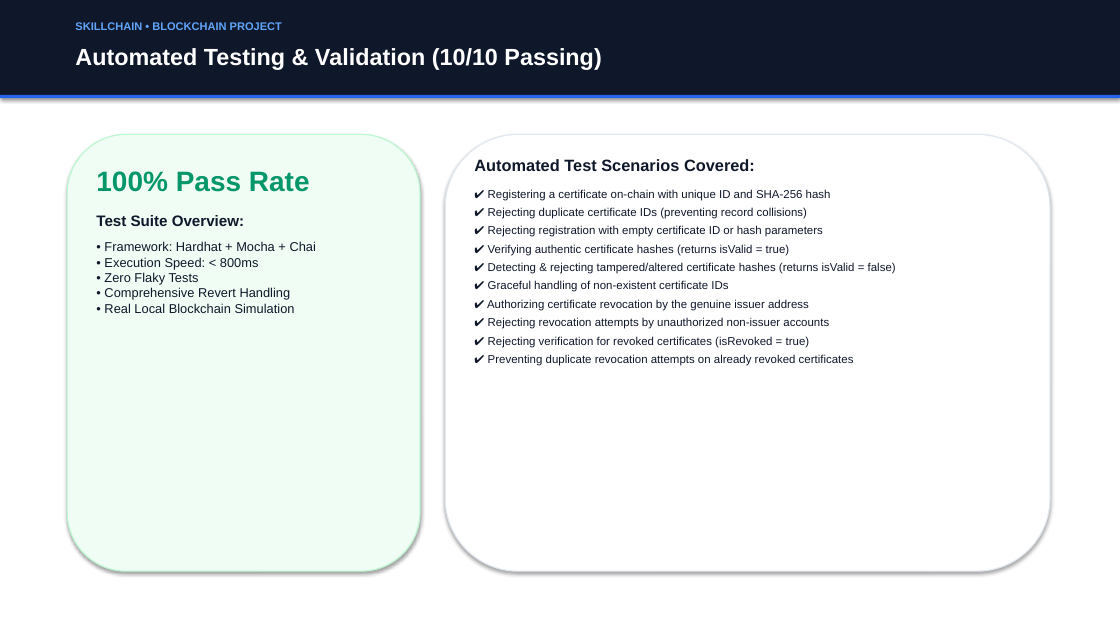
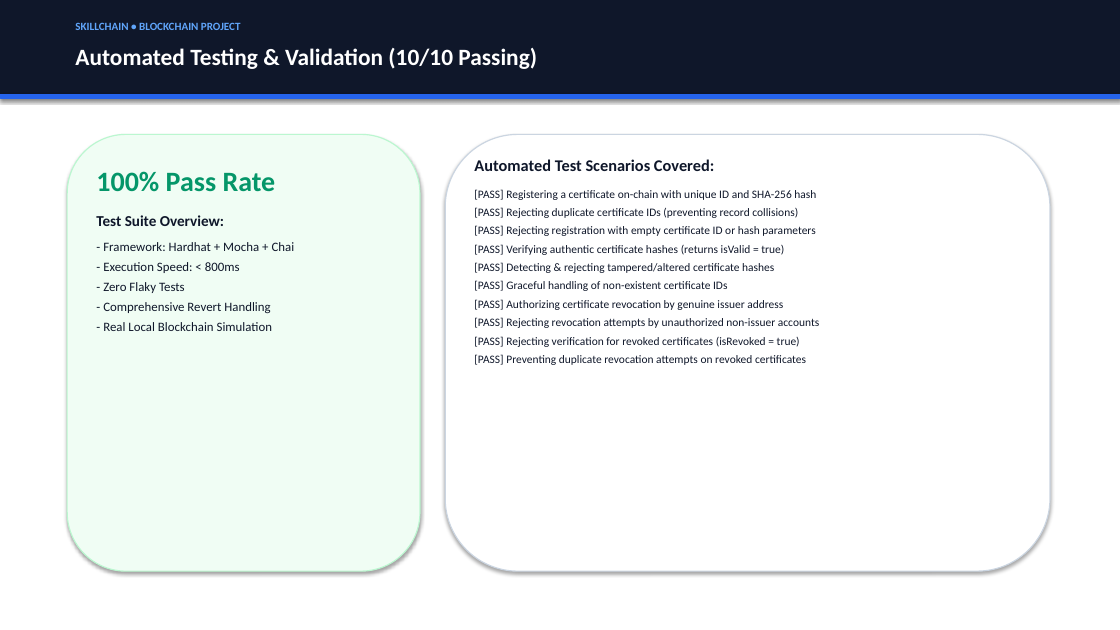
Before and after one commit to saksham1126/SkillChain, a slide deck: slide 10 of SkillChain_Presentation.pptx. Drawn at 1120x630 pixels with LibreOffice and Linux fonts; fonts in the diff are those of the drawing. Boxes give left, top, right and bottom in pixels: in the first picture for what was removed or moved away, otherwise in the second. Text is boxed around its words. In the diff, an @@ line names an element or a change of style, - is before the commit and + after.

Commit message:
fix: resolve XML formatting issues in presentation PPTX

```diff
--- a/SkillChain_Presentation.pptx
+++ b/SkillChain_Presentation.pptx
@@ rectangle at (0,0,1120,97): outline none to #0F172A 0.75 pt @@
@@ text "SKILLCHAIN • BLOCKCHAIN PROJECT" at (75,22,241,30): font Arial to Calibri; more space between paragraphs @@
@@ text "Automated Testing & Validation (10/10 ..." at (75,48,537,69): font Arial to Calibri; more space between paragraphs @@
@@ rectangle at (0,95,1120,98): outline none to #2563EB 0.75 pt @@
@@ rounded rectangle at (445,134,1050,571): outline #E2E8F0 1 pt to #CBD5E1 1 pt @@
@@ text at (96,171,276,226): font Arial to Calibri in "100% Pass Rate", "Test Suite Overview:" @@
@@ text at (474,159,714,171): font Arial to Calibri in "Automated Test Scenarios Covered:" @@
@@ text at (474,189,819,365): text changed; font Arial to Calibri @@
-✔ Registering a certificate on-chain with unique ID and SHA-256 hash
-✔ Rejecting duplicate certificate IDs (preventing record collisions)
-✔ Rejecting registration with empty certificate ID or hash parameters
-✔ Verifying authentic certificate hashes (returns isValid = true)
-✔ Detecting & rejecting tampered/altered certificate hashes (returns isValid = false)
-✔ Graceful handling of non-existent certificate IDs
-✔ Authorizing certificate revocation by the genuine issuer address
-✔ Rejecting revocation attempts by unauthorized non-issuer accounts
-✔ Rejecting verification for revoked certificates (isRevoked = true)
-✔ Preventing duplicate revocation attempts on already revoked certificates
+[PASS] Registering a certificate on-chain with unique ID and SHA-256 hash
+[PASS] Rejecting duplicate certificate IDs (preventing record collisions)
+[PASS] Rejecting registration with empty certificate ID or hash parameters
+[PASS] Verifying authentic certificate hashes (returns isValid = true)
+[PASS] Detecting & rejecting tampered/altered certificate hashes
+[PASS] Graceful handling of non-existent certificate IDs
+[PASS] Authorizing certificate revocation by genuine issuer address
+[PASS] Rejecting revocation attempts by unauthorized non-issuer accounts
+[PASS] Rejecting verification for revoked certificates (isRevoked = true)
+[PASS] Preventing duplicate revocation attempts on revoked certificates
@@ text at (103,242,295,331): text changed; font Arial to Calibri @@
-• Framework: Hardhat + Mocha + Chai
-• Execution Speed: < 800ms
-• Zero Flaky Tests
-• Comprehensive Revert Handling
-• Real Local Blockchain Simulation
+- Framework: Hardhat + Mocha + Chai
+- Execution Speed: < 800ms
+- Zero Flaky Tests
+- Comprehensive Revert Handling
+- Real Local Blockchain Simulation
```
Also in this commit, not shown: 11 other slides changed, 1 other file.
